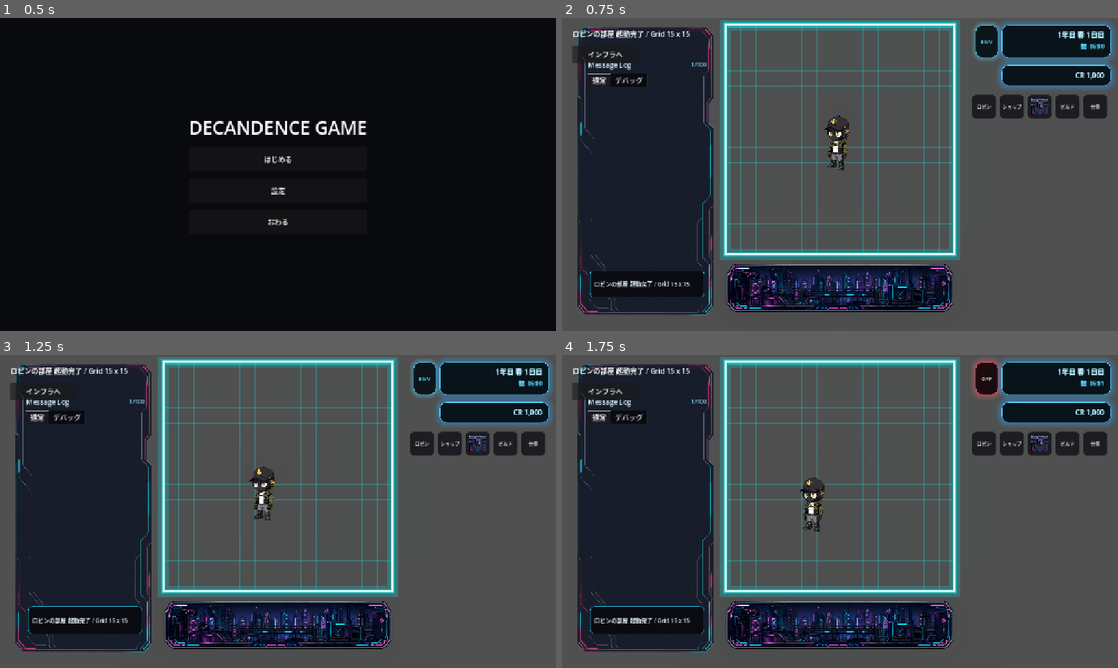
Above: before the commit, frames 1-4 (two rows, left to right).
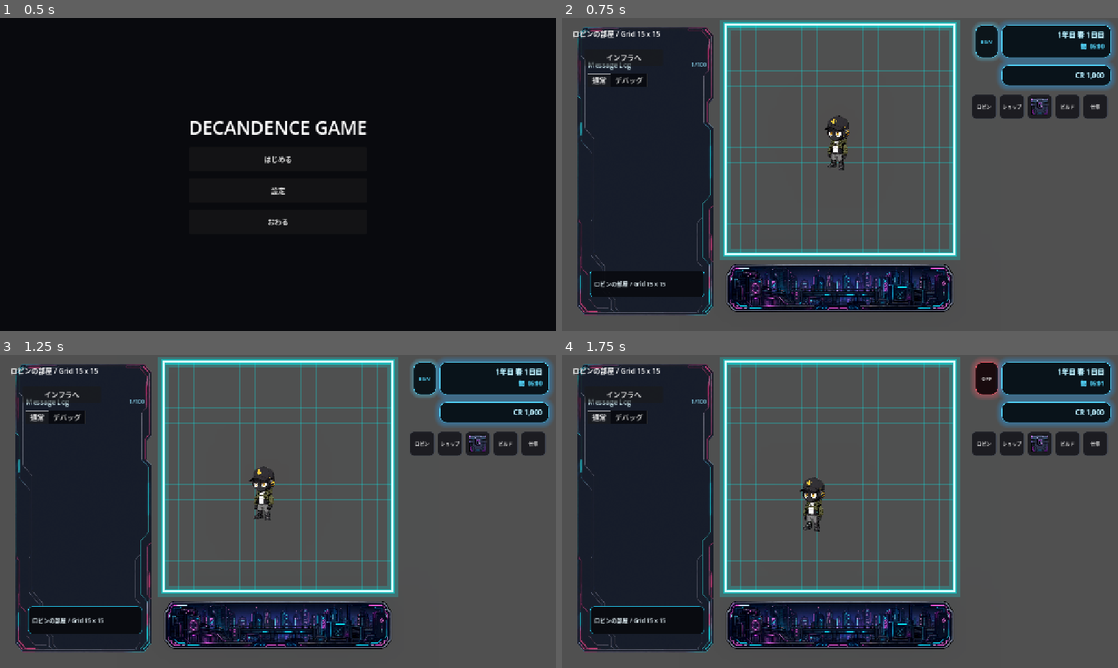
Above: after the commit, the same moments.

Repository: grimoire1089-coder/optimistic
Game: Godot game, scene res://Scenes/Boot/TitleScene.tscn
The game is run twice, just before and just after one commit, with the same random seed, the same clock (stepped at 60 frames per second) and the same inputs. Sound files missing from this copy of the repository are replaced by a short silence.
Inputs:
- Up to frame 1 (0.5 s): no input
- Up to frame 2 (0.75 s): click "はじめる" at 0.5 s
- Up to frame 3 (1.25 s): no input
- Up to frame 4 (1.75 s): click "BGM" at 1.25 s

Frame 1 is identical in both runs. In frame 2, 0.5% of the frame differs, in the area x 2-23%, y 4-87%; in frame 3, 0.5%; in frame 4, 0.5%.

Commit message:
Reposition left title and travel button data

Diff:
--- a/Scripts/Scenes/Main/MainScene.gd
+++ b/Scripts/Scenes/Main/MainScene.gd
@@ -5,6 +5,8 @@
 const TRAVEL_BUTTONS_ROOT_SCENE_PATH := "res://Scenes/Main/Modules/MainSceneTravelButtonsRoot.tscn"
 const LOCATION_BACKGROUND_SCRIPT_PATH := "res://Scripts/Maps/Location/LocationBackgroundNode.gd"
 const DEFAULT_LOCATION_BACKGROUND_TEXTURE_PATH := "res://Assets/Maps/Location/Location_001.png"
+const LEFT_TRAVEL_BUTTON_POSITION := Vector2(52.0, 72.0)
+const LEFT_TRAVEL_BUTTON_SIZE := Vector2(180.0, 38.0)
 
 @onready var debug_label: Label = $CanvasLayer/DebugLabel
 @onready var robin: RobinWanderActor = $Robin
@@ -142,20 +144,26 @@
 		return null
 	var existing_button := parent.get_node_or_null(button_name) as Button
 	if existing_button != null:
+		_configure_left_travel_button(existing_button, text_value, tooltip_value, visible_on_start)
 		return existing_button
 
 	var button := Button.new()
 	button.name = button_name
-	button.offset_left = 24.0
-	button.offset_top = 64.0
-	button.offset_right = 176.0
-	button.offset_bottom = 104.0
+	_configure_left_travel_button(button, text_value, tooltip_value, visible_on_start)
+	parent.add_child(button)
+	return button
+
+
+func _configure_left_travel_button(button: Button, text_value: String, tooltip_value: String, visible_on_start: bool) -> void:
+	button.custom_minimum_size = LEFT_TRAVEL_BUTTON_SIZE
+	button.offset_left = LEFT_TRAVEL_BUTTON_POSITION.x
+	button.offset_top = LEFT_TRAVEL_BUTTON_POSITION.y
+	button.offset_right = LEFT_TRAVEL_BUTTON_POSITION.x + LEFT_TRAVEL_BUTTON_SIZE.x
+	button.offset_bottom = LEFT_TRAVEL_BUTTON_POSITION.y + LEFT_TRAVEL_BUTTON_SIZE.y
 	button.mouse_default_cursor_shape = Control.CURSOR_POINTING_HAND
 	button.text = text_value
 	button.tooltip_text = tooltip_value
 	button.visible = visible_on_start
-	parent.add_child(button)
-	return button
 
 
 func _apply_reserved_bottom_hud_layout() -> void:
@@ -259,6 +267,6 @@
 func _get_startup_debug_text() -> String:
 	var robin_room_map := get_node_or_null("RobinRoomMap") as RoomMapGridModule
 	if robin_room_map == null:
-		return "Main Scene 起動完了"
+		return "Main Scene"
 	var grid_size := robin_room_map.get_grid_size()
-	return "%s 起動完了 / Grid %d x %d" % [robin_room_map.map_display_name, grid_size.x, grid_size.y]
+	return "%s / Grid %d x %d" % [robin_room_map.map_display_name, grid_size.x, grid_size.y]
